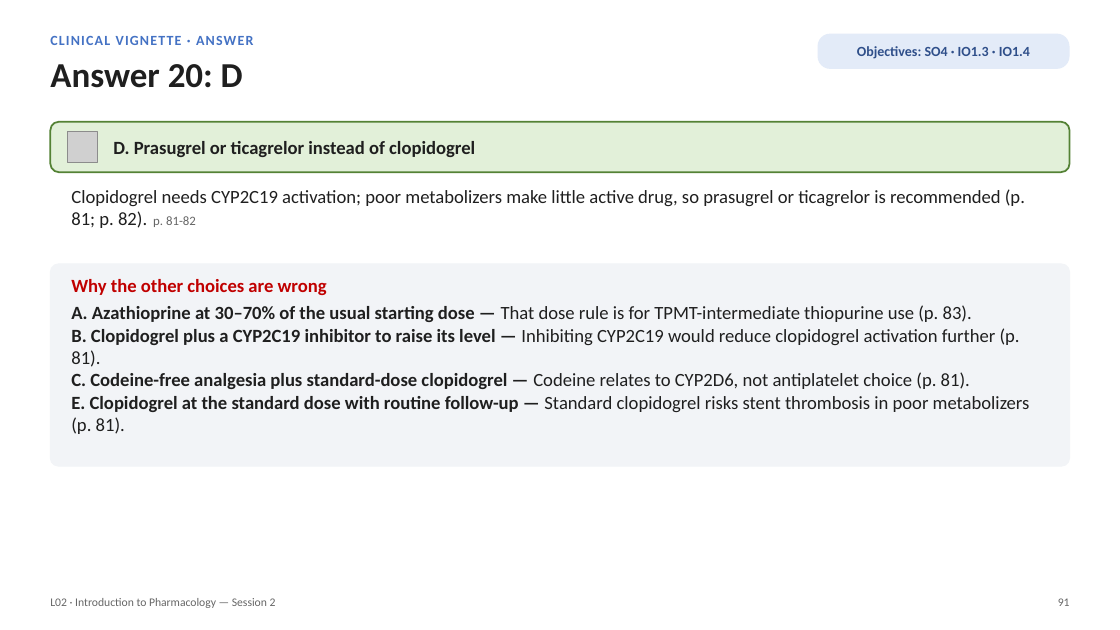
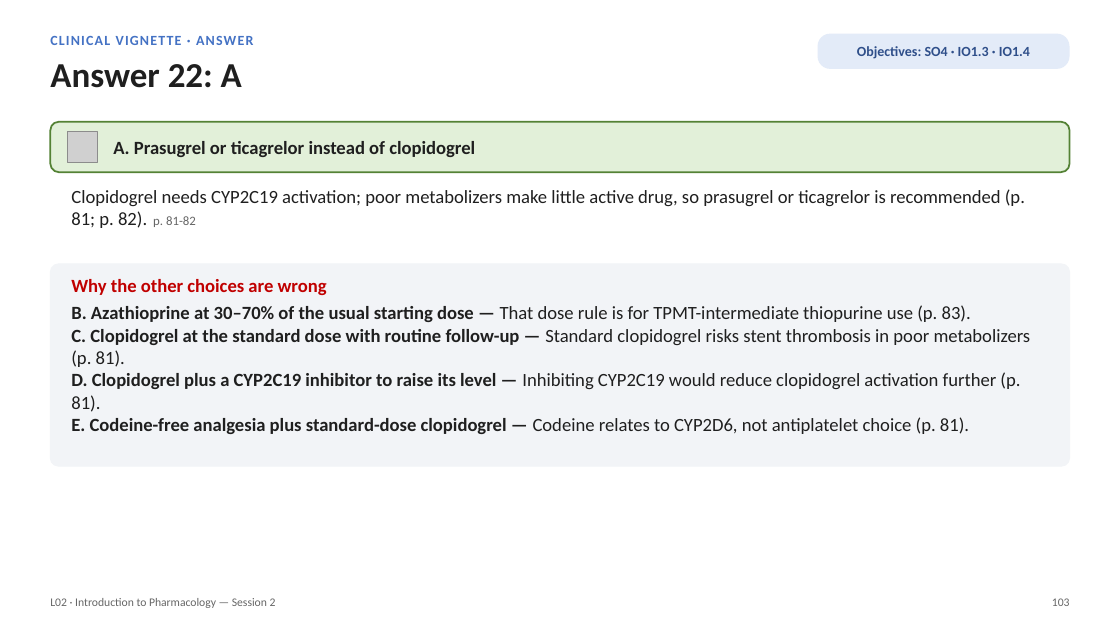
Before and after one commit to bishwokrit/DPAS-Pharm, a slide deck: slide 103 of docs/L02/L02_Unit_1_Introduction_to_Pharmacology_Session_2_study_deck.pptx (slide 91 before the commit). Drawn at 1120x630 pixels with LibreOffice and Linux fonts; fonts in the diff are those of the drawing; grey boxes stand for pictures. Boxes give left, top, right and bottom in pixels: in the first picture for what was removed or moved away, otherwise in the second. Text is boxed around its words. In the diff, an @@ line names an element or a change of style, - is before the commit and + after.

```diff
--- a/docs/L02/L02_Unit_1_Introduction_to_Pharmacology_Session_2_study_deck.pptx
+++ b/docs/L02/L02_Unit_1_Introduction_to_Pharmacology_Session_2_study_deck.pptx
@@ text at [50,64,242,88]: text changed @@
-Answer 20: D
+Answer 22: A
@@ text at [113,141,475,157]: text changed @@
-D. Prasugrel or ticagrelor instead of clopidogrel
+A. Prasugrel or ticagrelor instead of clopidogrel
@@ text at [71,305,1031,434]: text changed @@
-A. Azathioprine at 30–70% of the usual starting dose — That dose rule is for TPMT-intermediate thiopurine use (p. 83).
-B. Clopidogrel plus a CYP2C19 inhibitor to raise its level — Inhibiting CYP2C19 would reduce clopidogrel activation further (p. 81).
-C. Codeine-free analgesia plus standard-dose clopidogrel — Codeine relates to CYP2D6, not antiplatelet choice (p. 81).
-E. Clopidogrel at the standard dose with routine follow-up — Standard clopidogrel risks stent thrombosis in poor metabolizers (p. 81).
+B. Azathioprine at 30–70% of the usual starting dose — That dose rule is for TPMT-intermediate thiopurine use (p. 83).
+C. Clopidogrel at the standard dose with routine follow-up — Standard clopidogrel risks stent thrombosis in poor metabolizers (p. 81).
+D. Clopidogrel plus a CYP2C19 inhibitor to raise its level — Inhibiting CYP2C19 would reduce clopidogrel activation further (p. 81).
+E. Codeine-free analgesia plus standard-dose clopidogrel — Codeine relates to CYP2D6, not antiplatelet choice (p. 81).
@@ text at [1052,598,1070,606]: text changed @@
-91
+103
```
Also in this commit, not shown: 103 other slides changed, 12 slides added, 43 other files.
